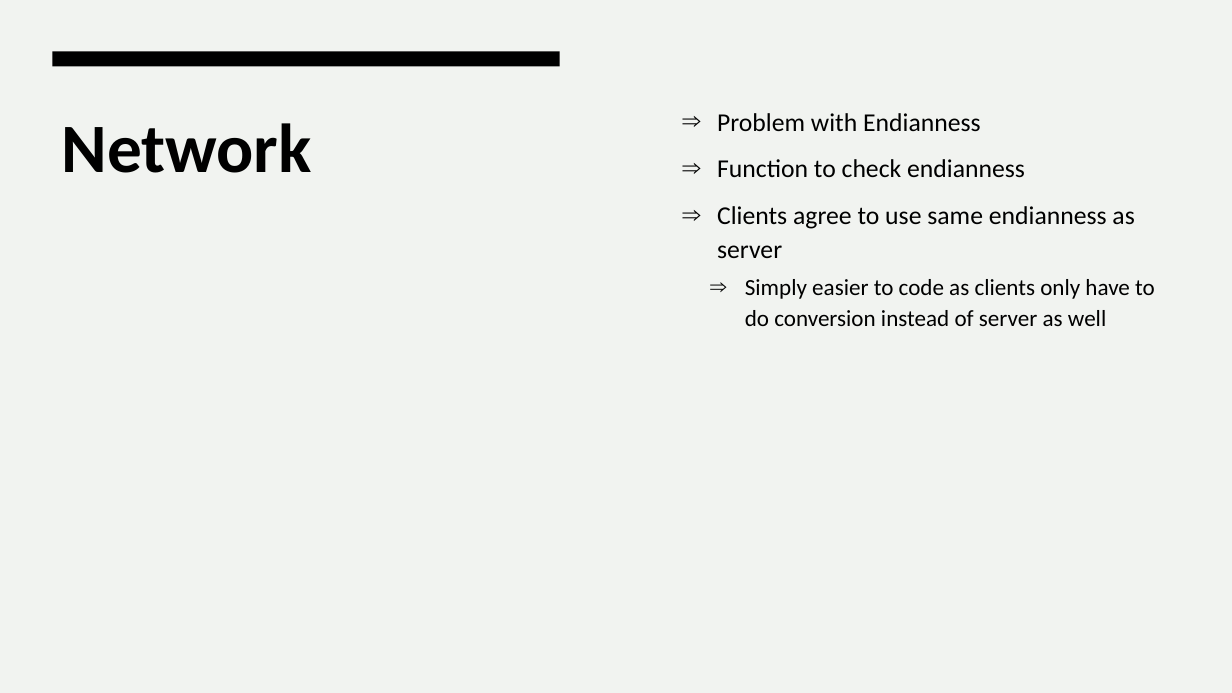
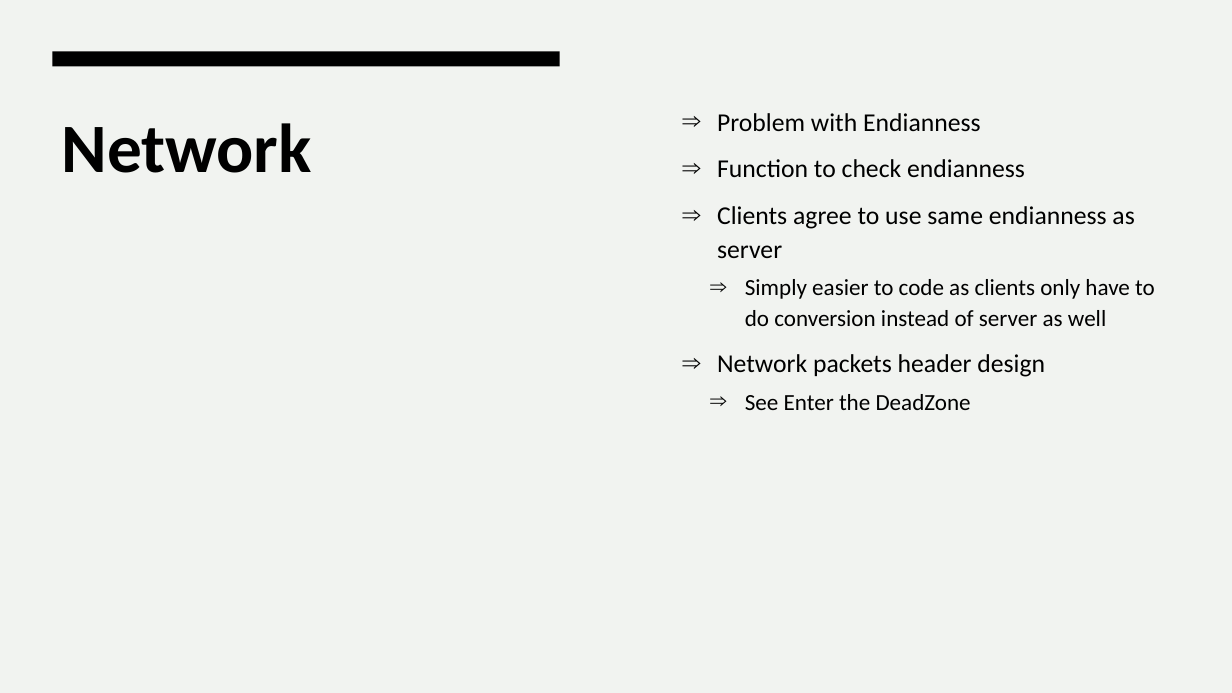
Before and after one commit to randomuserhi/Enter-the-Deep, a slide deck: slide 7 of Enter the Deep Devlog.pptx. Drawn at 1232x693 pixels with LibreOffice and Linux fonts; fonts in the diff are those of the drawing. Boxes give left, top, right and bottom in pixels: in the first picture for what was removed or moved away, otherwise in the second. Text is boxed around its words. In the diff, an @@ line names an element or a change of style, - is before the commit and + after.

```diff
--- a/Enter the Deep Devlog.pptx
+++ b/Enter the Deep Devlog.pptx
@@ text at <box>717,354,1045,410</box>: paragraphs added @@
+⇒ Network packets header design
+  ⇒ See Enter the DeadZone
```
Also in this commit, not shown: 1 other slide changed, 1 slide added, 11 other files.
